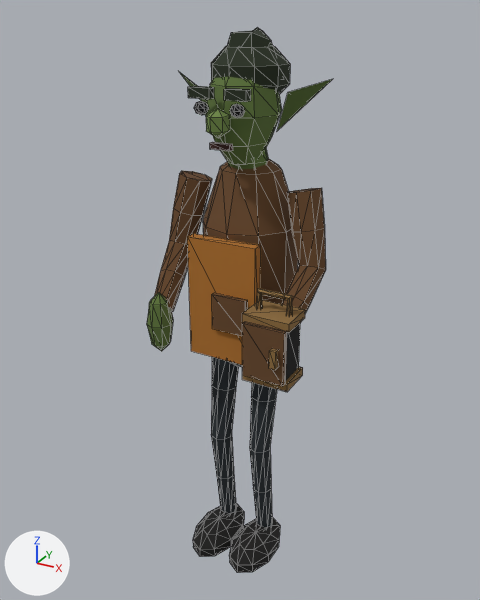
Renders of the glTF model characters/fen-3d/fen.glb from each side of a commit.
Both versions are drawn from a camera (50 mm lens) standing at (1.31, -2.46, 2.6) and looking at (-0.01, -0.04, 1.4). Every picture has the same lights, and +X, +Y and +Z are marked at lower left. The picture after the commit comes second. Mesh edges are drawn as thin lines. Vertices at exactly the same position are counted once.

The first picture shows 'FenSkin'.
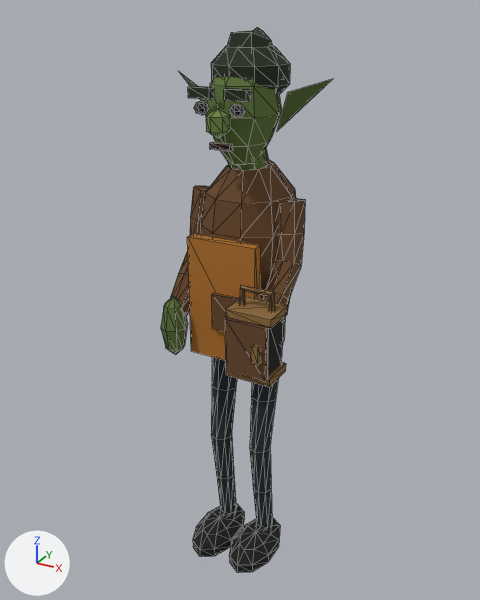
Where the change shows, as pixel boxes (x1, y1, x2, y2) in the pictures (480 x 600 px; the box of a moved part takes in the faces that stretch with it):
```json
{"object": "FenSkin", "change": "reshaped", "before": [147, 27, 332, 573], "after": [161, 27, 332, 573], "on screen": "8% narrower"}
{"part": 1, "of": "me_sphere_053", "change": "moved or reshaped", "before": [285, 323, 300, 381], "after": [268, 318, 283, 376]}
{"part": 2, "of": "me_sphere_053", "change": "moved or reshaped", "before": [242, 300, 305, 333], "after": [226, 362, 286, 387]}
{"part": 3, "of": "me_sphere_053", "change": "added", "after": [225, 296, 288, 328], "on screen": "brown"}
{"part": 4, "of": "me_sphere_053", "change": "moved or reshaped", "before": [256, 288, 292, 316], "after": [240, 285, 275, 312]}
{"part": 5, "of": "me_sphere_053", "change": "moved or reshaped", "before": [242, 322, 287, 386], "after": [225, 318, 269, 381]}
{"part": 6, "of": "me_sphere_053", "change": "moved or reshaped", "before": [269, 349, 278, 370], "after": [251, 344, 261, 365]}
{"part": 7, "of": "me_sphere_053", "change": "rebuilt", "before": [203, 158, 298, 304], "after": [201, 160, 296, 322]}
{"part": 8, "of": "me_sphere_053", "change": "moved or reshaped", "before": [147, 171, 326, 392], "after": [161, 186, 305, 355]}
```

Edits to the scene script, one JSON object a line:
```json
{"block": "me_sphere_053", "where": "# used by ob_fenskin; location = (0.0, 0.0, 0.0)"}
{"op": "remove", "block": "me_sphere_053", "code": "me_sphere_053.from_pydata(...)  # 706 vertices, 1288 faces; spans x -0.39..0.39, y -0.44..0.23, z 0.0..2.53"}
{"op": "add", "block": "me_sphere_053", "code": "me_sphere_053.from_pydata(...)  # 714 vertices, 1304 faces; spans x -0.35..0.35, y -0.44..0.23, z 0.0..2.53"}
{"block": "me_sphere_053", "change": "me_sphere_053 part 1: the loose piece of 8 vertices spanning x 0.2..0.37, y -0.39..-0.25, z 1.25..1.5 is moved by (-0.08, 0.0, 0.0)"}
{"block": "me_sphere_053", "change": "me_sphere_053 part 2: the loose piece of 8 vertices spanning x 0.19..0.39, y -0.4..-0.24, z 1.48..1.52 is moved by (-0.08, 0.0, -0.26)"}
{"block": "me_sphere_053", "change": "me_sphere_053 part 3: a new loose piece, a box spanning x 0.114..0.314, y -0.395..-0.245, z 1.484..1.52, in mat_fen_nearest_palette (picture img_atlas)"}
{"block": "me_sphere_053", "change": "me_sphere_053 part 4: the loose piece of 20 vertices spanning x 0.21..0.37, y -0.33..-0.31, z 1.5..1.6 is moved by (-0.08, 0.0, 0.0)"}
{"block": "me_sphere_053", "change": "me_sphere_053 part 5: the loose piece of 8 vertices spanning x 0.2..0.38, y -0.41..-0.39, z 1.26..1.49 is moved by (-0.08, 0.0, 0.0)"}
{"block": "me_sphere_053", "change": "me_sphere_053 part 6: the loose piece of 8 vertices spanning x 0.33..0.36, y -0.44..-0.41, z 1.33..1.41 is moved by (-0.08, 0.0, 0.0)"}
{"block": "me_sphere_053", "change": "me_sphere_053 part 7: the loose piece of 42 vertices spanning x -0.2..0.2, y -0.18..0.23, z 1.14..2.08 is rebuilt with 50 vertices and now spans x -0.22..0.22, y -0.18..0.23, z 1.31..2.0"}
{"block": "me_sphere_053", "change": "me_sphere_053 part 8"}
{"block": "me_sphere_053", "change": "98 vertices are removed from x -0.39..0.39, y -0.4..0.08, z 1.18..1.94"}
{"block": "me_sphere_053", "change": "257 faces are deleted"}
{"block": "me_sphere_053", "change": "4 vertices in x 0.26, y -0.31..-0.25, z 1.22..1.42 move by (-0.02, 0.0, 0.0)"}
{"block": "me_sphere_053", "change": "4 vertices in x -0.29, y -0.35..-0.22, z 1.18..1.47 move by (0.08, 0.0, 0.0)"}
{"block": "me_sphere_053", "change": "4 vertices in x -0.26, y -0.31..-0.25, z 1.22..1.42 move by (0.02, 0.0, 0.0)"}
{"block": "me_sphere_053", "change": "19 vertices move from x -0.35..0.35, y -0.35..-0.23, z 1.22..1.47 to x -0.27..0.27, y -0.35..-0.23, z 1.22..1.47"}
{"block": "me_sphere_053", "change": "79 vertices are added at x -0.27..0.27, y -0.33..0.07, z 1.18..1.89"}
{"block": "me_sphere_053", "change": "6 new vertices lie (0.02, 0.05, -0.01) away from vertices in x -0.27..0.25, y -0.07..0.0, z 1.74..1.89"}
{"block": "me_sphere_053", "change": "5 new vertices lie (0.04, 0.02, -0.01) away from vertices in x -0.25..0.21, y -0.19..-0.09, z 1.47..1.64"}
{"block": "me_sphere_053", "change": "245 new faces join them"}
{"block": "me_sphere_053", "change": "other edits to the shape of me_sphere_053 do not show in these pictures"}
```
